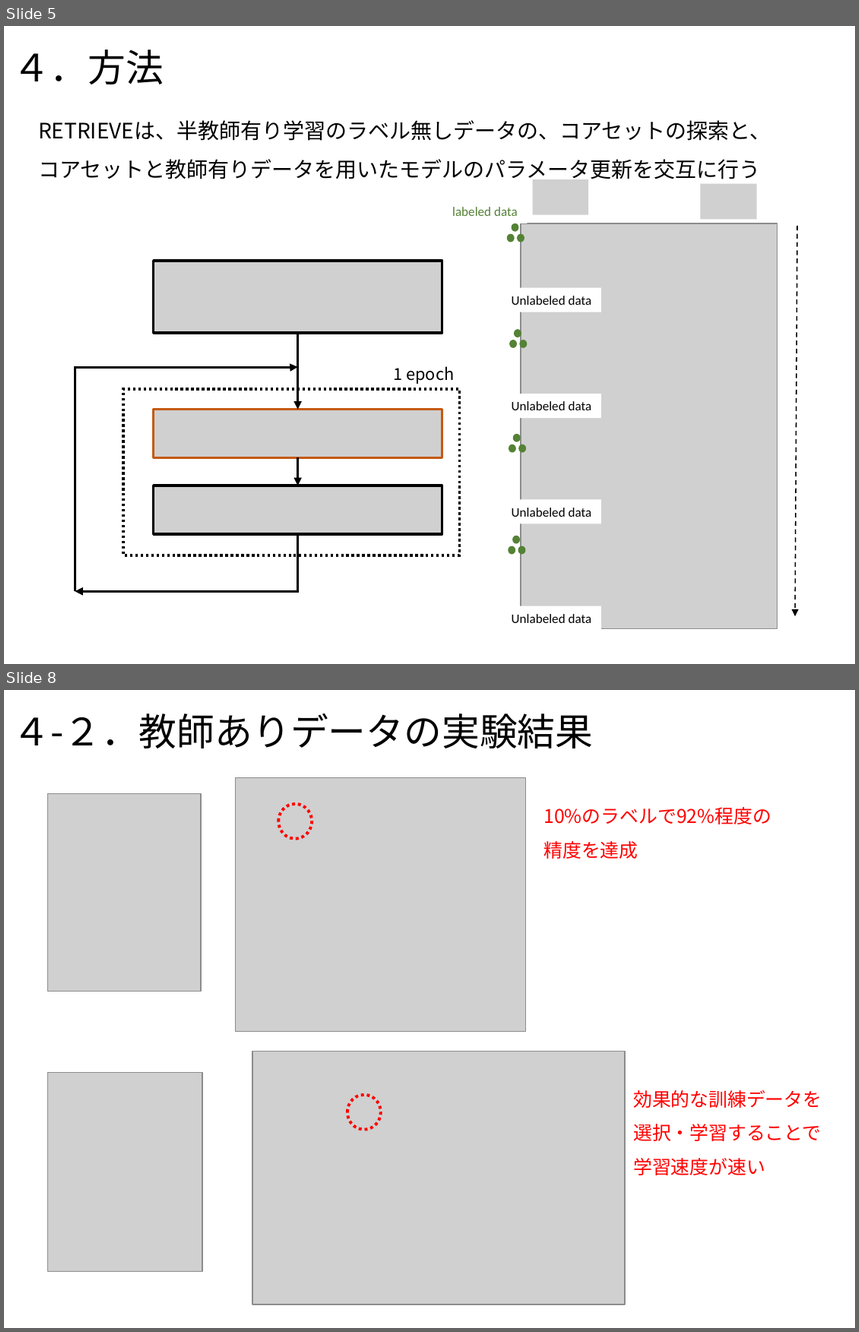
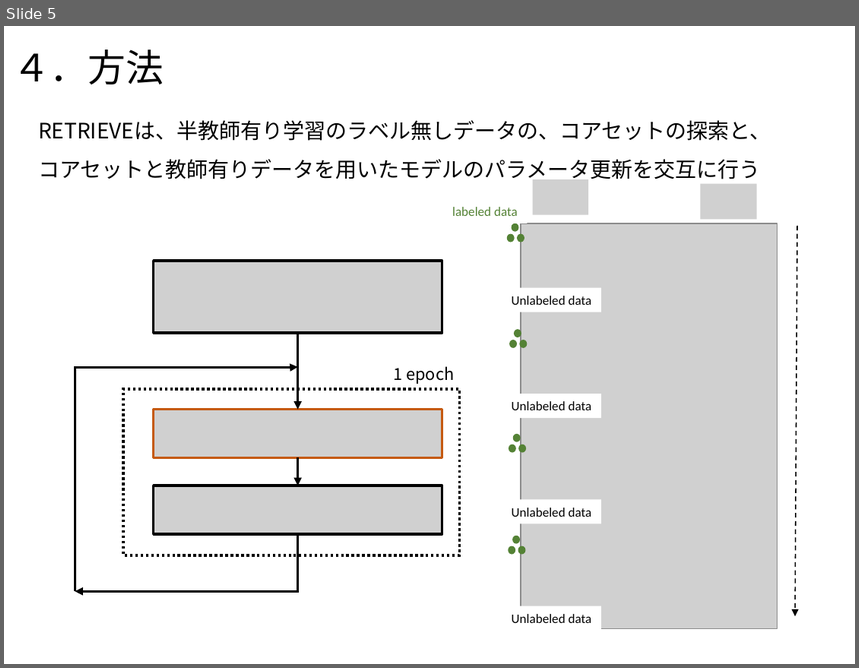
Before and after one commit to chatanisota/outwork-sc, a slide deck: RETRIEVE.pptx. Shown one above the other, each under a label of ours: slides 5 and 8 before the commit, slide 5 after it; the slides between them are not shown. The pictures are 859x1332 and 859x668 pixels, drawn with LibreOffice and Linux fonts; fonts in the diff are those of the drawing; grey boxes stand for pictures. Boxes give left, top, right and bottom in pixels: in the first picture for what was removed or moved away, otherwise in the second. Text is boxed around its words. In the diff, an @@ line names an element or a change of style, - is before the commit and + after.

```diff
--- a/RETRIEVE.pptx
+++ b/RETRIEVE.pptx
@@ slide 8 removed at [4,690,855,1328], background #FFFFFF @@
@@ title removed at [12,713,593,749] @@
-４-２．教師ありデータの実験結果
@@ picture removed at [236,777,526,1031] @@
@@ picture removed at [47,794,201,991] @@
@@ ellipse removed at [279,804,312,839] @@
@@ text removed at [544,807,771,859] @@
-10%のラベルで92%程度の
-精度を達成
@@ picture removed at [253,1052,626,1305] @@
@@ picture removed at [47,1072,202,1271] @@
@@ ellipse removed at [348,1095,381,1130] @@
@@ text removed at [633,1091,822,1176] @@
-効果的な訓練データを
-選択・学習することで
-学習速度が速い
```
Also in this commit, not shown: 3 slides changed, 4 slides added, 3 other slides removed.
